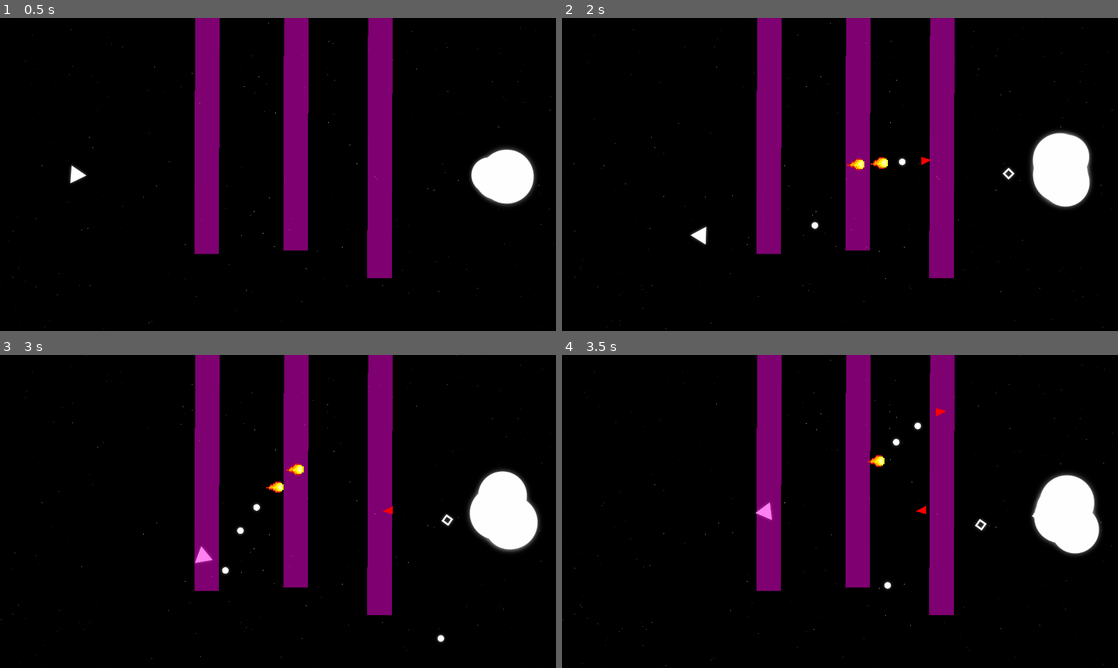
Above: before the commit, frames 1-4 (two rows, left to right).
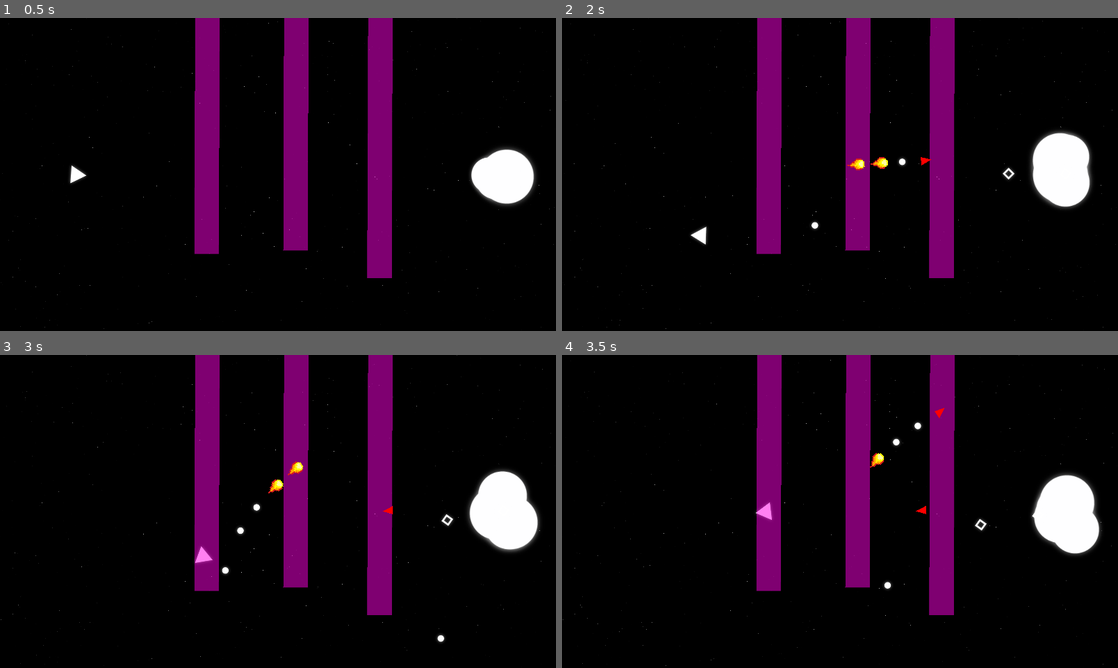
Above: after the commit, the same moments.

Repository: SAM2WOW/ProjectDanmaku
Game: Godot game, scene res://scenes/Main.tscn
Same seed, same stepped clock (60 frames per second), same inputs: the game is played once before the commit and once after it. The engine's default icon, where the game draws it, is replaced by a stand-in: a white triangle on a blue panel in a dark square.
Inputs (mouse positions are in pixels of both pictures, inside the frame that each line leads up to):
- Up to frame 1 (0.5 s): no input
- Up to frame 2 (2 s): tap Enter at 0.5 s; move the mouse to (962, 158) at 0.52 s; press the mouse at (962, 158) at 0.53 s; hold D (move_right) 0.53-1.28 s; move the mouse to (728, 190) at 1.27 s; release the mouse at (728, 190) at 1.28 s; hold S (move_down) from 1.28 s (still down); click (728, 190) at 1.35 s
- Up to frame 3 (3 s): move the mouse to (333, 442) at 2.02 s; release S (move_down) at 2.03 s; press the mouse at (333, 442) at 2.03 s; hold D (move_right) 2.03-2.78 s; move the mouse to (250, 574) at 2.77 s; release the mouse at (250, 574) at 2.78 s; hold W (move_up) from 2.78 s (still down); click (250, 574) at 2.85 s
- Up to frame 4 (3.5 s): keep holding W (move_up)

Frame 1 is identical in both runs. In frame 2, less than 0.1% of the frame differs, in the area x 45-67%, y 44-68%; in frame 3, 0.1%, in the area x 42-55%, y 34-57%; in frame 4, 0.1%.
Error before the commit: Invalid get index 'shooting' (on base: 'KinematicBody2D (Player.gd)'). (res://objects/characters/flip_script.gd:17)

Commit message:
Fixing Shooting Issues

Diff:
--- a/objects/characters/Player.gd
+++ b/objects/characters/Player.gd
@@ -4,6 +4,7 @@
 
 var velocity = Vector2.ZERO
 export var speed = 300
+var shooting = false;
 
 var bullet = preload("res://objects/weapons/PlayerBullet.tscn")
 
@@ -14,9 +15,12 @@
 
 func _process(delta):
 	if Input.is_action_pressed("mouse_action"):
+		shooting = true;
 		if ($FireTimer.is_stopped()):
 			fire_bullet();
 			$FireTimer.start();
+		else:
+			shooting = false;
 
 	# rotate the sprite toward player in minimalistic style
 	if style == 0:
@@ -69,6 +73,7 @@
 	b.set_global_position(get_global_position())
 
 	var dir = get_global_position().direction_to(get_global_mouse_position())
+	b.rotation = 2*PI + atan2(dir.y, dir.x);
 	# b.add_force(Vector2.ZERO, dir * 200)
 	b.set_linear_velocity(dir*b_speed);
 
--- a/objects/characters/flip_script.gd
+++ b/objects/characters/flip_script.gd
@@ -7,7 +7,7 @@
 
 # Called when the node enters the scene tree for the first time.
 func _ready():
-	player_node = get_node("/root/Main/Node2D/Player");
+	player_node = $"../.."
 
 
 # Called every frame. 'delta' is the elapsed time since the previous frame.
